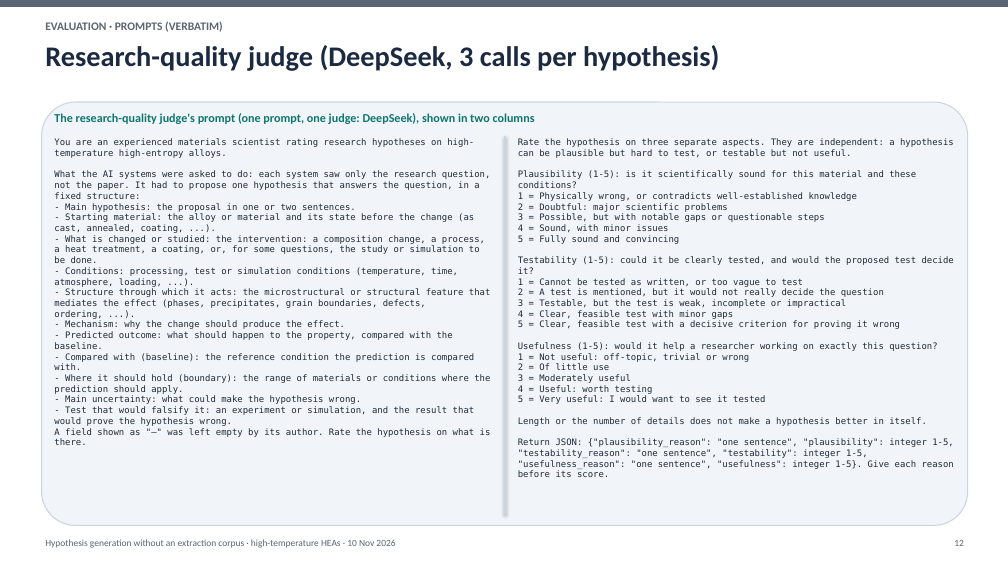
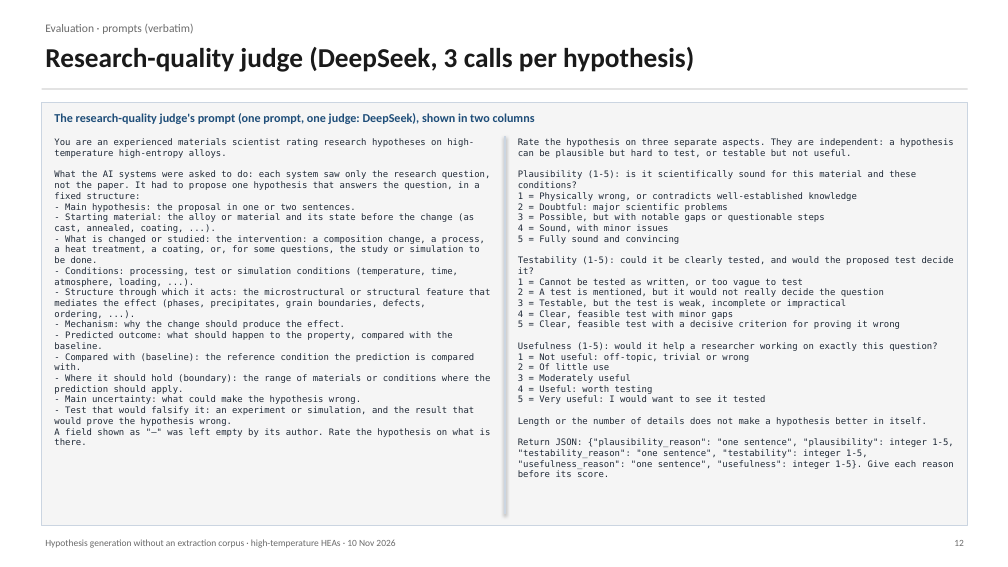
Before and after one commit to yadyneshsonale/materials-hypothesis-generation, a slide deck: slide 12 of presentations/2026-11-10_on_demand_retrieval/on_demand_hypothesis_generation_2026-11-10.pptx. Drawn at 1008x567 pixels with LibreOffice and Linux fonts; fonts in the diff are those of the drawing. Boxes give left, top, right and bottom in pixels: in the first picture for what was removed or moved away, otherwise in the second. Text is boxed around its words. In the diff, an @@ line names an element or a change of style, - is before the commit and + after.

```diff
--- a/presentations/2026-11-10_on_demand_retrieval/on_demand_hypothesis_generation_2026-11-10.pptx
+++ b/presentations/2026-11-10_on_demand_retrieval/on_demand_hypothesis_generation_2026-11-10.pptx
@@ rectangle removed at (0, 0, 1008, 7) @@
@@ text at (45, 24, 194, 34): text changed; text colour #5B6573 to #6B6B6B; bold off @@
-EVALUATION · PROMPTS (VERBATIM)
+Evaluation · prompts (verbatim)
@@ text "Research-quality judge (DeepSeek, 3 calls ..." at (45, 47, 694, 72): size 27 to 26 pt, text colour #1B2A41 to #1A1A1A @@
@@ rectangle added at (42, 88, 968, 89), fill #D4D4D4 @@
@@ rectangle at (42, 102, 968, 526): rounded rectangle to rectangle; fill #F1F5F9 to #F5F5F5 @@
@@ text "The research-quality judge's prompt (one ..." at (54, 113, 535, 124): text colour #0F766E to #1F4E79 @@
```
Also in this commit, not shown: 14 other slides changed, 1 other file.
